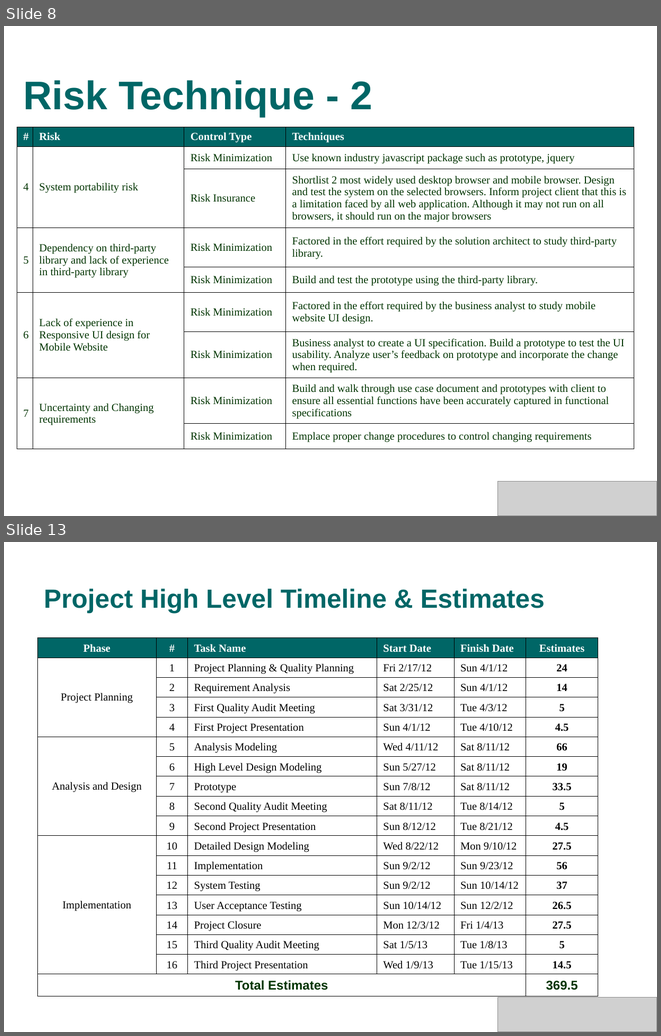
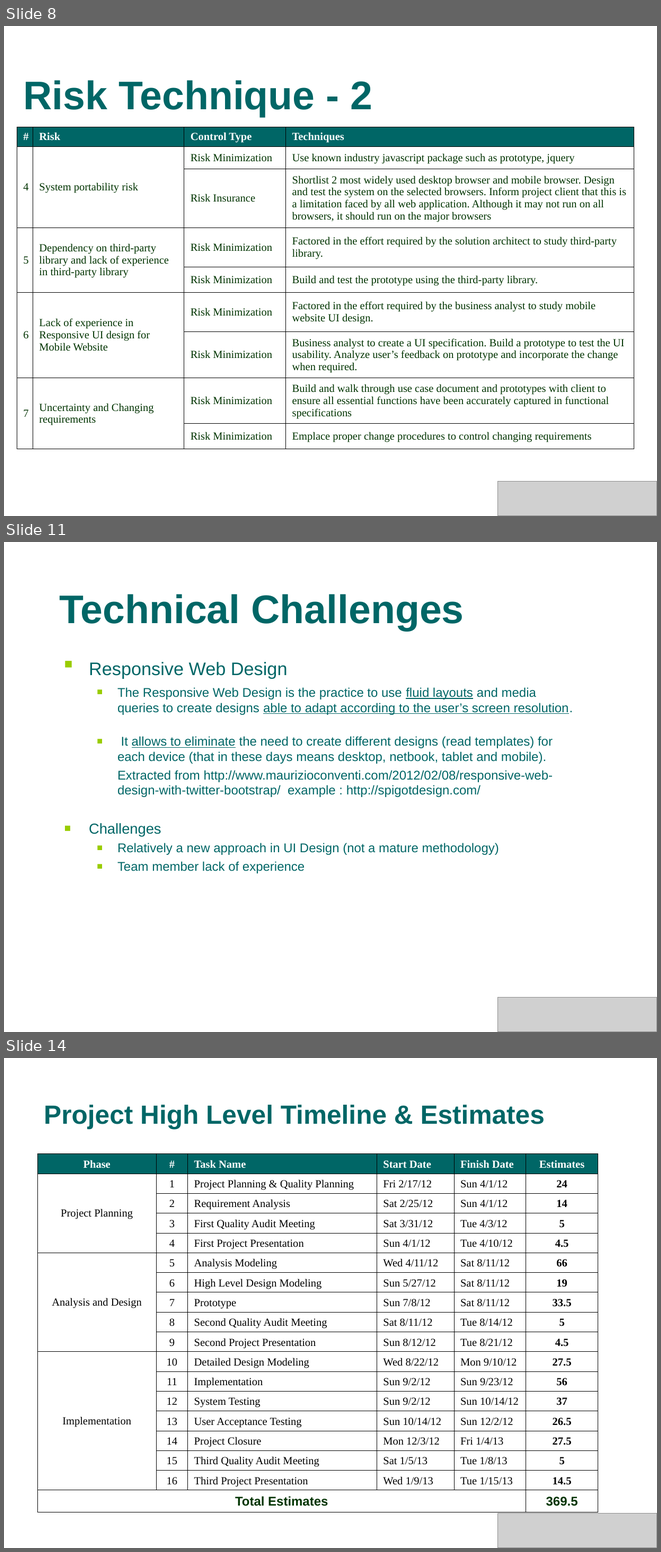
Before and after one commit to s4kshya/leezdr-repository, a slide deck: Exam Paper/MTECH_PROJ/Presentation/phase1.ppt. Shown one above the other, each under a label of ours: slides 8 and 13 before the commit, slides 8, 11 and 14 after it; the slides between them are not shown. The pictures are 661x1036 and 661x1552 pixels, drawn with LibreOffice and Linux fonts; fonts in the diff are those of the drawing; grey boxes stand for pictures; background and template pictures are left out. Boxes give left, top, right and bottom in pixels: in the first picture for what was removed or moved away, otherwise in the second. Text is boxed around its words. In the diff, an @@ line names an element or a change of style, - is before the commit and + after.

```diff
--- a/Exam Paper/MTECH_PROJ/Presentation/phase1.ppt
+++ b/Exam Paper/MTECH_PROJ/Presentation/phase1.ppt
@@ slide 11 added at (4,542,657,1032), background picture (left out) @@
@@ title added at (59,594,464,631), 44 pt, text #006666, bold @@
+Technical Challenges
@@ text added at (89,662,573,873), 14 pt, text #006666 @@
+■ Responsive Web Design
+  ■ The Responsive Web Design is the practice to use fluid layouts and media queries to create designs able to adapt according to the user’s screen resolution.
+  ■ It allows to eliminate the need to create different designs (read templates) for each device (that in these days means desktop, netbook, tablet and mobile).
+  Extracted from http://www.maurizioconventi.com/2012/02/08/responsive-web-design-with-twitter-bootstrap/ example : http://spigotdesign.com/
+■ Challenges
+  ■ Relatively a new approach in UI Design (not a mature methodology)
+  ■ Team member lack of experience
@@ picture added at (497,997,657,1032) @@
@@ what was slide 13 is now slide 14 @@
```
Also in this commit, not shown: 8 slides changed, 1 other file.
